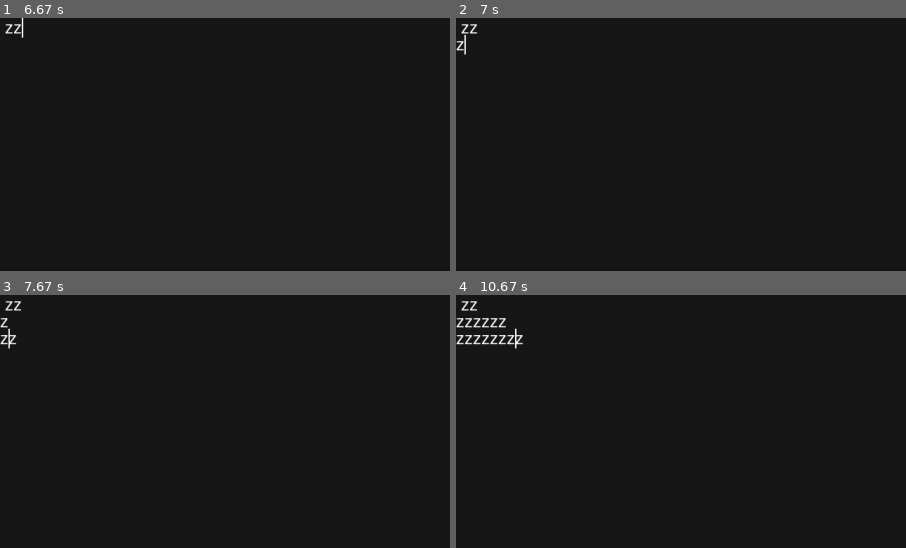
Above: before the commit, frames 1-4 (two rows, left to right).
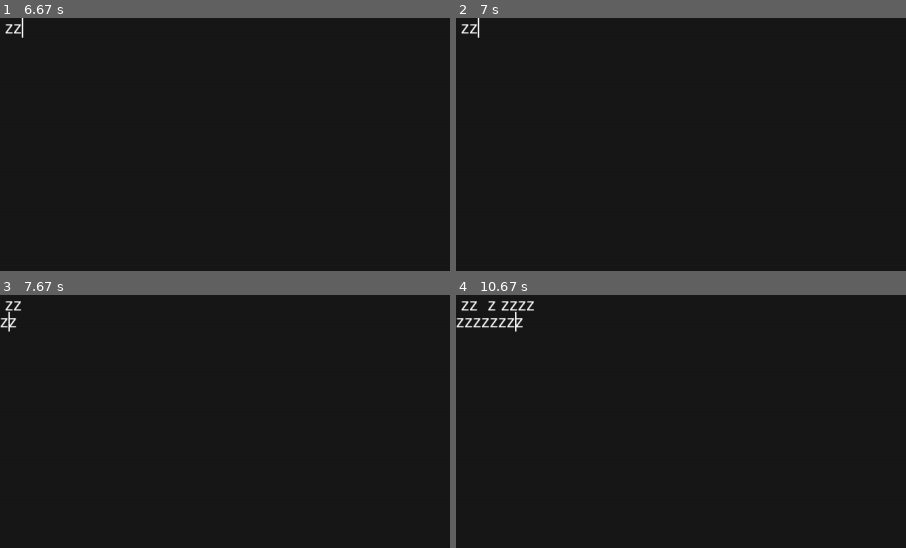
Above: after the commit, the same moments.

Repository: jonasek369/pygame-text-editor
Game: pygame game, started from main.py
Two runs of this game, one before a commit and one after it. Both use one fixed random seed, a clock stepped at 60 frames per second and the inputs below.
Inputs:
- Up to frame 1 (6.67 s): tap Enter at 0.33 s; tap Z at 0.67, 6.1, 6.4 s; hold Backspace 1-1.47 s; hold Right 1-1.47 s; hold Backspace 1.55-2.02 s; hold Right 1.55-2.02 s; hold Tab 3.2-3.67 s; hold Right 3.2-3.67 s; hold Left 4.3-4.83 s; hold Down 4.87-5.17 s; hold Up 5.63-6 s; hold Right from 6.03 s (still down)
- Up to frame 2 (7 s): release Right at 6.67 s; hold Ctrl from 6.7 s (still down); hold Down from 6.7 s (still down); tap Z at 6.77 s
- Up to frame 3 (7.67 s): release Ctrl at 7.07 s; release Down at 7.07 s; hold Down 7.1-7.47 s; tap Z at 7.17, 7.57 s; hold Left from 7.5 s (still down)
- Up to frame 4 (10.67 s): tap Z at 7.87, 8.07, 8.37, 8.57, 8.9, 9.2, 9.4, 9.7, 9.97, 10.3, 10.6 s; release Left at 7.97 s; hold Right 8-8.47 s; hold Up 8.5-8.8 s; hold Right 8.83-9.3 s; hold Left 9.33-9.87 s; hold Down 9.9-10.2 s; hold Left 10.23-10.63 s
The pictures show only the part of the screen within x 0-50%, y 0-50%; the shares and areas given below are measured in that part.

Frame 1 is identical in both runs. In frame 2, 0.1% of the frame differs, in the area x 0-6%, y 0-15%; in frame 3, 0.2%; in frame 4, 0.7%, in the area x 0-18%, y 2-22%.

Commit message:
added undo function has a bug

Diff:
--- a/main.py
+++ b/main.py
@@ -1,6 +1,9 @@
 import json
+import sys
+import time
 
 import pygame
+import copy
 
 pygame.init()
 pygame.font.init()
@@ -10,6 +13,7 @@
     "font": "Arial",
     "font-size": 24,
     "font-antialias": True,
+    "undo-size": 32,
     "window-resizable": True,
     "window-resolution": [1280, 720],
     "window-refreshrate": 240,
@@ -32,10 +36,10 @@
 
 # gets the users settings or default if not set by user
 def get_setting(key_name):
-    if settings.get(key_name):
+    if settings.get(key_name) is not None:
         return settings.get(key_name)
     else:
-        default_settings.get(key_name)
+        return default_settings.get(key_name)
 
 
 BACKGROUND = get_setting("color-background")
@@ -78,12 +82,16 @@
 
         self.running = True
         self.cmd_mode = False
+        self.saved = False
 
         self.window = TextWindow(self.screen)
         self.buffer = Buffer()
         self.cmd_buffer = Buffer()
         self.cursor = Cursor()
         self.cmd_cursor = Cursor()
+
+        self.saves: [(Buffer, Cursor, float)] = []
+        self.add_to_undo()
 
         self.operating_file_name = "untitled"
 
@@ -122,6 +130,7 @@
             self.screen.blit(render, (0, pos * size))
 
     def handle_texinput_event(self, event: pygame.event.Event):
+        self.saved = False
         current_buffer = self.cmd_buffer.data if self.cmd_mode else self.buffer.data
         current_cursor = self.cmd_cursor if self.cmd_mode else self.cursor
 
@@ -129,16 +138,19 @@
                                                :current_cursor.pos.x] + event.text + \
                                                current_buffer[current_cursor.pos.y][current_cursor.pos.x:]
         current_cursor.pos.x += 1
+        # add new buffer for undo
+        self.add_to_undo()
 
     def parse_command(self):
         buf = self.cmd_buffer.data
         cmd = buf[0].lower().split(" ")
         if cmd[0] == ":w":
+            self.saved = True
             with open(self.operating_file_name, "w") as file:
                 text = "\n".join(self.buffer.data)
                 file.write(text)
         if cmd[0] == ":chn":
-            self.operating_file_name = "".join(cmd[1:])
+            self.operating_file_name = "".join(cmd[1])
         if cmd[0] == ":sav":
             name = "".join(cmd[1:])
             with open(name, "w") as file:
@@ -147,6 +159,10 @@
         if cmd[0] == ":q":
             exit(0)
 
+    def add_to_undo(self):
+        print("adding buffer")
+        self.saves.insert(-1, (copy.deepcopy(self.buffer), copy.deepcopy(self.cursor), time.time()))
+
     def handle_key_event(self, event: pygame.event.Event):
         current_buffer = self.cmd_buffer.data if self.cmd_mode else self.buffer.data
         current_cursor = self.cmd_cursor if self.cmd_mode else self.cursor
@@ -170,21 +186,30 @@
 
         if event.key == pygame.K_BACKSPACE:
             if current_cursor.pos.x == 0 and current_cursor.pos.y != 0:
+                self.saved = False
                 removed = current_buffer.pop(current_cursor.pos.y)
                 current_cursor.pos.y -= 1
                 current_cursor.pos.x = len(current_buffer[current_cursor.pos.y])
                 current_buffer[current_cursor.pos.y] += removed
+                # add new buffer for undo
+                self.add_to_undo()
             else:
                 if not current_cursor.pos.x <= 0:
+                    self.saved = False
                     current_buffer[current_cursor.pos.y] = current_buffer[current_cursor.pos.y][
                                                            :current_cursor.pos.x - 1] + \
                                                            current_buffer[current_cursor.pos.y][current_cursor.pos.x:]
                     current_cursor.pos.x -= 1
+                    # add new buffer for undo
+                    self.add_to_undo()
         if event.key == pygame.K_TAB:
+            self.saved = False
             current_buffer[current_cursor.pos.y] = current_buffer[current_cursor.pos.y][
                                                    :current_cursor.pos.x] + "    " + \
                                                    current_buffer[current_cursor.pos.y][current_cursor.pos.x:]
             current_cursor.pos.x += 4
+            # add new buffer for undo
+            self.add_to_undo()
 
         if event.key == pygame.K_ESCAPE:
             self.cmd_mode = not self.cmd_mode
@@ -197,6 +222,7 @@
                 self.cmd_mode = False
                 self.cmd_buffer.data = [""]
             else:
+                self.saved = False
                 first, second = self.buffer.data[self.cursor.pos.y][:self.cursor.pos.x], self.buffer.data[
                                                                                              self.cursor.pos.y][
                                                                                          self.cursor.pos.x:]
@@ -205,6 +231,8 @@
                 self.buffer.data.insert(self.cursor.pos.y + 1, second)
                 self.cursor.pos.y += 1
                 self.cursor.pos.x = len(self.buffer.data[self.cursor.pos.y]) - len(second)
+                # add new buffer for undo
+                self.add_to_undo()
 
     def loop(self):
         dt = 0
@@ -213,13 +241,35 @@
             for event in pygame.event.get():
                 if event.type == pygame.QUIT:
                     self.running = False
+
+                if event.type == pygame.KEYDOWN:
+                    if event.key == pygame.K_z and pygame.key.get_pressed()[pygame.K_LCTRL]:
+                        try:
+                            new_buffer = sorted(self.saves, key=lambda x: x[2], reverse=True)[0]
+                            replace_buffer, replace_cursor, when = self.saves.pop(self.saves.index(new_buffer))
+                            self.buffer = replace_buffer
+                            self.cursor = replace_cursor
+                        except IndexError:
+                            pass
+                        break
+                    else:
+                        self.handle_key_event(event)
+
                 if event.type == pygame.TEXTINPUT:
                     self.handle_texinput_event(event)
-                if event.type == pygame.KEYDOWN:
-                    self.handle_key_event(event)
+
+            # check the undo data and clear if its too big
+            while sys.getsizeof(self.saves) / 1_000_000 > get_setting("undo-size"):
+                old_buffer = sorted(self.saves, key=lambda x: x[2])[0]
+                self.saves.pop(self.saves.index(old_buffer))
+                print("removing old buffer")
+
             self.draw_buffer()
             pygame.display.flip()
-            pygame.display.set_caption(self.operating_file_name)
+            if self.saved:
+                pygame.display.set_caption(self.operating_file_name)
+            else:
+                pygame.display.set_caption(self.operating_file_name + "*")
             dt = self.clock.tick(FPS)
 
 
--- a/settings/editor.json
+++ b/settings/editor.json
@@ -2,10 +2,11 @@
     "font": "Arial",
     "font-size": 24,
     "font-antialias": true,
+    "undo-size": 32,
     "window-resizable": true,
     "window-resolution": [1280, 720],
     "window-refreshrate": 240,
     "color-background": [24, 24, 24],
     "color-text": [255, 255, 255],
-    "color-commandline": [50, 50, 50]
+    "color-commandline": [0, 0, 255]
 }
